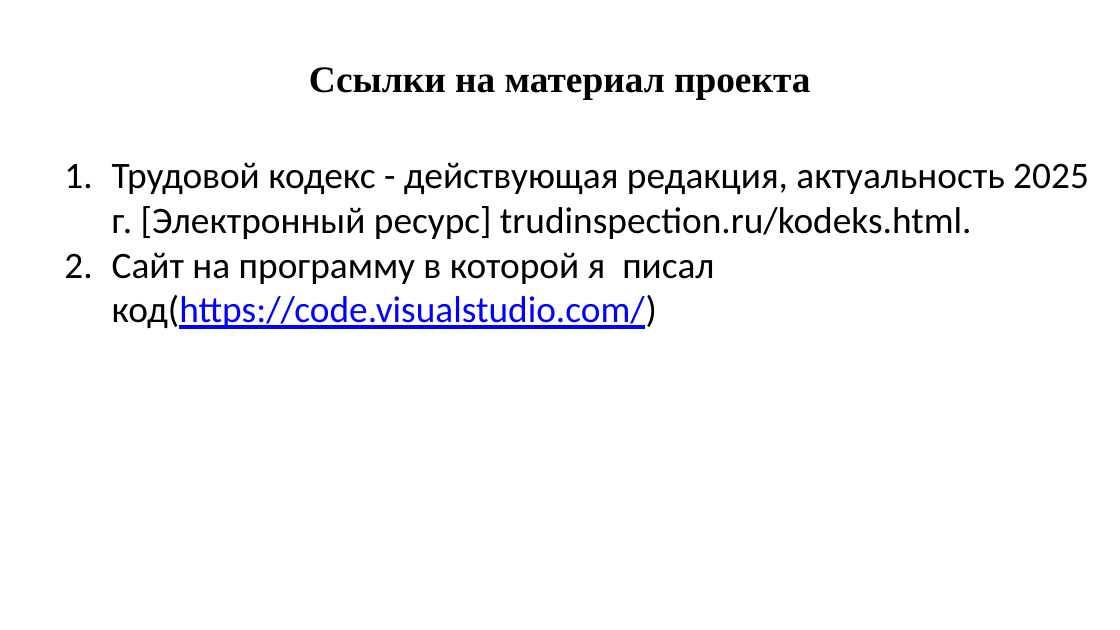
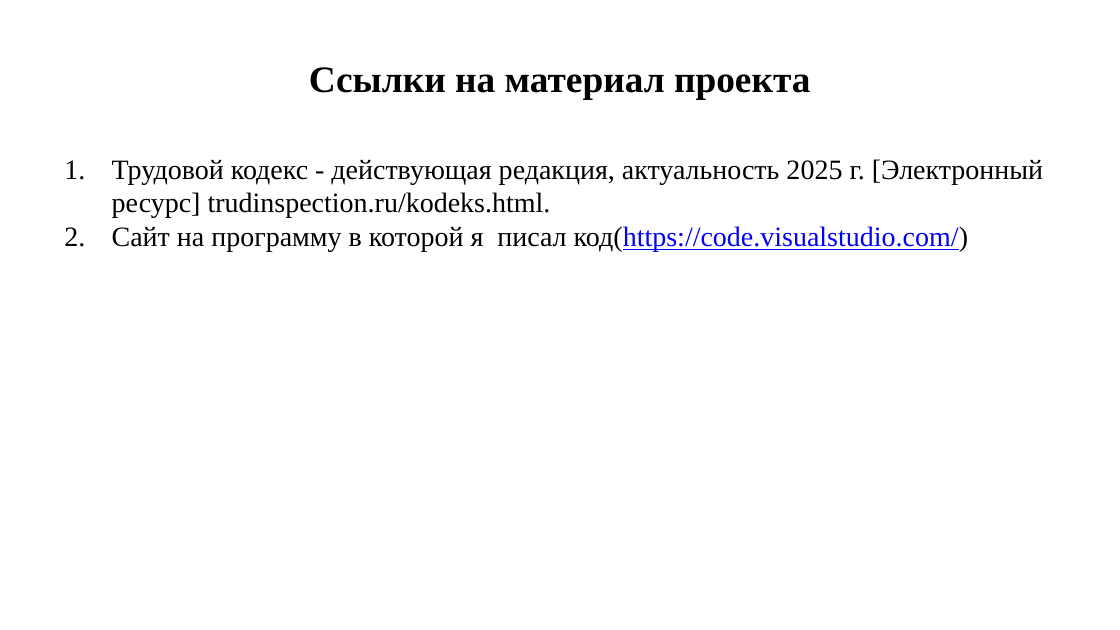
Before and after one commit to lolornok31/Proect, a slide deck: slide 10 of презнтация с текстом/Suknevich_prezentatsia.pptx (slide 9 before the commit). Drawn at 1120x630 pixels with LibreOffice and Linux fonts; fonts in the diff are those of the drawing. Boxes give left, top, right and bottom in pixels: in the first picture for what was removed or moved away, otherwise in the second. Text is boxed around its words. In the diff, an @@ line names an element or a change of style, - is before the commit and + after.

```diff
--- a/презнтация с текстом/Suknevich_prezentatsia.pptx
+++ b/презнтация с текстом/Suknevich_prezentatsia.pptx
@@ text "Трудовой кодекс - действующая редакция, ..." at [112,159,1043,251]: size 32 to 24 pt, font Calibri to Times New Roman @@
```
Also in this commit, not shown: 7 other slides changed, 2 slides added, 2 slides removed, 1 other file.
